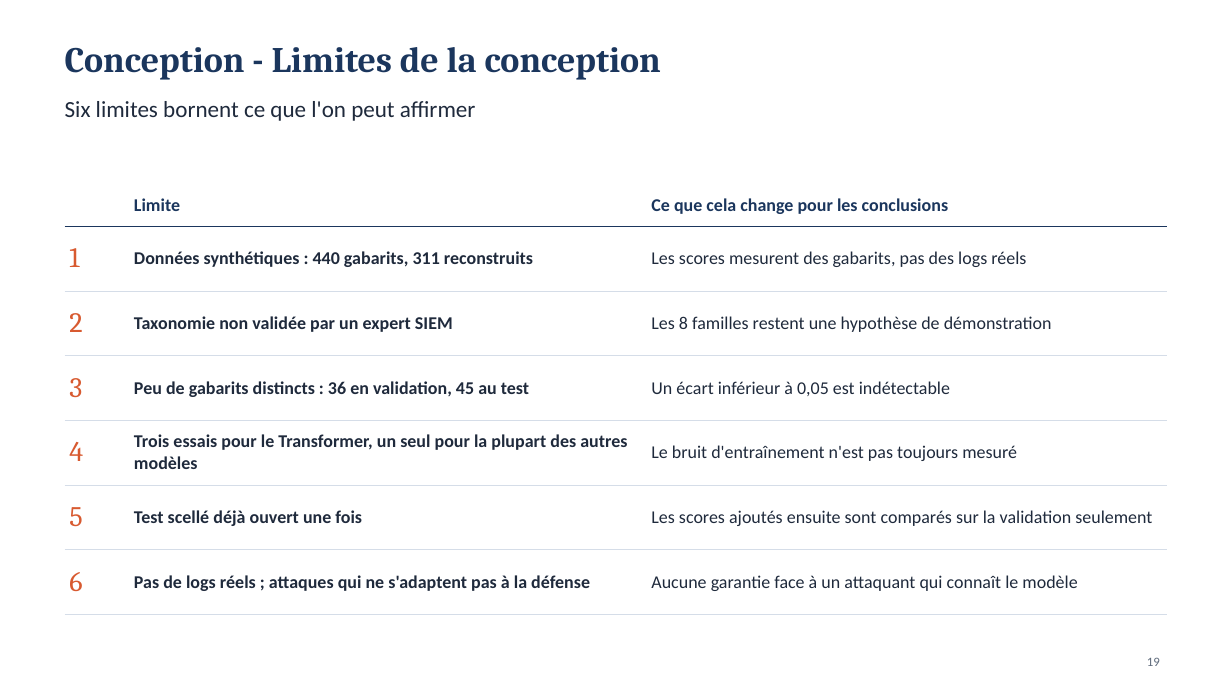
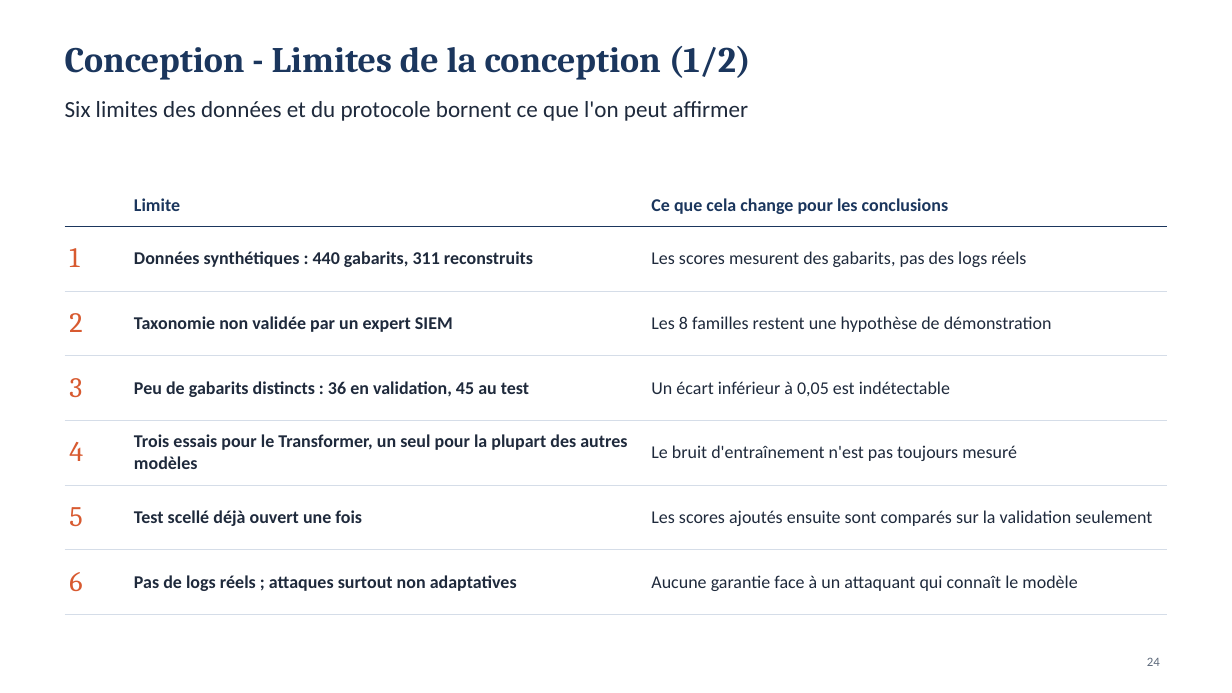
Before and after one commit to MADENIYOU/siem-open-world-log-classification, a slide deck: slide 24 of presentation/Soutenance_SIEM_monde_ouvert.pptx (slide 19 before the commit). Drawn at 1232x693 pixels with LibreOffice and Linux fonts; fonts in the diff are those of the drawing. Boxes give left, top, right and bottom in pixels: in the first picture for what was removed or moved away, otherwise in the second. Text is boxed around its words. In the diff, an @@ line names an element or a change of style, - is before the commit and + after.

```diff
--- a/presentation/Soutenance_SIEM_monde_ouvert.pptx
+++ b/presentation/Soutenance_SIEM_monde_ouvert.pptx
@@ title at (65, 46, 751, 80): text changed @@
-Conception - Limites de la conception
+Conception - Limites de la conception (1/2)
@@ text at (65, 101, 749, 121): text changed @@
-Six limites bornent ce que l'on peut affirmer
+Six limites des données et du protocole bornent ce que l'on peut affirmer
@@ table at (65, 185, 1167, 595) @@
-row 7, column 2: Pas de logs réels ; attaques qui ne s'adaptent pas à la défense
+row 7, column 2: Pas de logs réels ; attaques surtout non adaptatives
@@ page number at (1147, 657, 1160, 666): text changed @@
-19
+24
```
Also in this commit, not shown: 8 other slides changed, 12 slides added, 4 slides removed, 4 other files.
